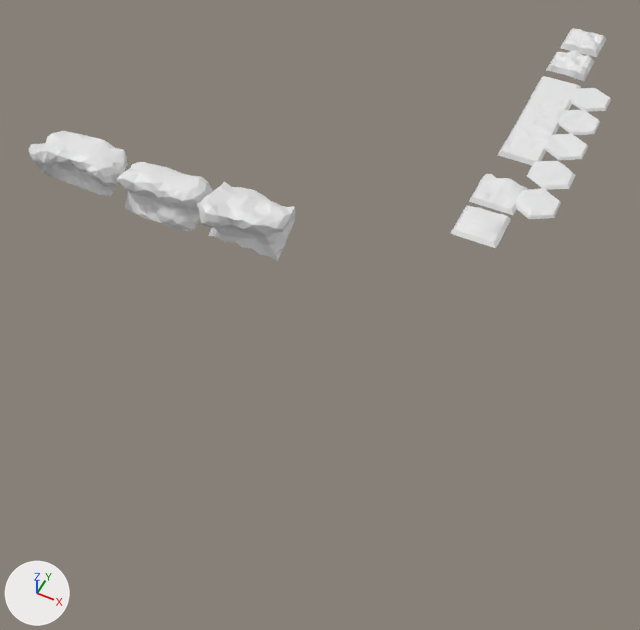
The FBX model Assets/_Visual/Models/grounds.fbx: old version first, new version second.
Both versions are drawn from a 50 mm camera at (7.5, -28.1, 30.0) aimed at (-6.3, -0.4, -4.5). Lighting does not change. The marker at lower left points along +X, +Y and +Z.

Objects in the first picture: 'cliffside_0', 'cliffside_1', 'cliffside_2', 'ground', 'ground_1', 'ground_2', 'ground_3', 'ground_4', 'ground_5', 'ground_6', 'hexground_1', 'hexground_2', 'hexground_3'.
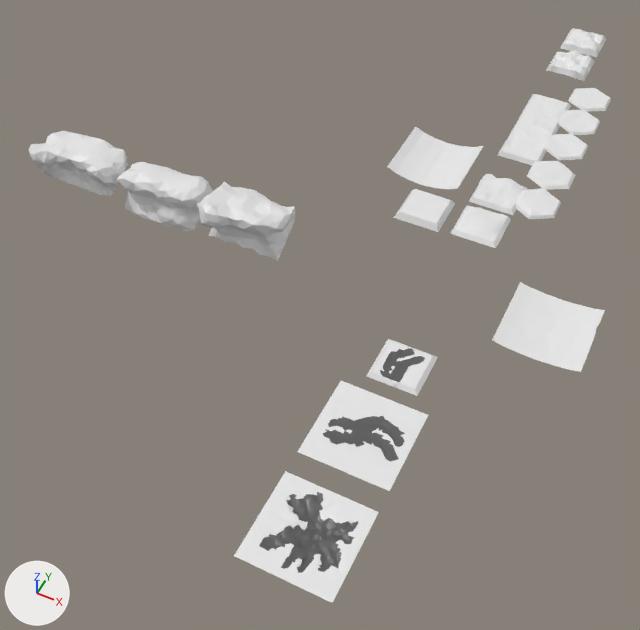
Location of each change, (x1, y1, x2, y2) in pixels of the pictures (640 x 630 px):
'tracks_1', added
    after: (234, 471, 379, 603)
    faces in mat_main (white #e7e7e7): (234, 471, 379, 603)
    faces in mat_secondary (dark grey #5a5a5a): (259, 492, 358, 573)
'tracks_2', added
    after: (297, 381, 428, 491)
    faces in mat_main (white #e7e7e7): (297, 381, 428, 491)
    faces in mat_secondary (dark grey #5a5a5a): (323, 416, 405, 462)
'riverbed_1', added
    after: (492, 282, 605, 372)
'riverbed_template', added
    after: (387, 127, 483, 189)
'track_0', added
    after: (366, 339, 438, 396)
    faces in mat_main (white #e7e7e7): (366, 339, 438, 396)
    faces in mat_secondary (dark grey #5a5a5a): (380, 348, 425, 382)
'terrainBase.001', added
    after: (394, 189, 455, 232)
'ground', deleted
    before: (531, 76, 581, 108)

The change, as a list of edits to the scene's bpy script:
```text
Add mat_secondary:
    mat_secondary = principled_material('secondary')
    mat_secondary.base_color = (0.102, 0.102, 0.102)  # dark grey #5a5a5a
    mat_secondary.roughness = 0.4
Add mat_main:
    mat_main = principled_material('main')
    mat_main.base_color = (0.8, 0.8, 0.8)  # white #e7e7e7
Add me_cube_007:
    me_cube_007.from_pydata(...)  # 42 vertices, 30 faces; spans x -2.0..2.0, y -2.0..2.0, z -0.5..0.0
Add me_cube_006:
    me_cube_006.from_pydata(...)  # 825 vertices, 1594 faces; spans x -2.0..2.0, y -2.0..2.0, z -0.22..0.0
    # faces by material slot: [941, 653]
    me_cube_006.materials.append(mat_main)  # white #e7e7e7
    me_cube_006.materials.append(mat_secondary)  # dark grey #5a5a5a
Add me_cube:
    me_cube.from_pydata(...)  # 446 vertices, 859 faces; spans x -2.0..2.0, y -2.0..2.0, z -0.05..0.0
    # faces by material slot: [517, 342]
    me_cube.materials.append(mat_main)  # white #e7e7e7
    me_cube.materials.append(mat_secondary)  # dark grey #5a5a5a
Add me_cube_001:
    me_cube_001.from_pydata([(-1.21, -1.21, -0.32), (-1.0, -1.0, 0.0), (-1.21, 1.21, -0.32), (-1.0, 1.0, 0.0), (1.21, -1.21, -0.32), (1.0, -1.0, 0.0), (1.21, 1.21, -0.32), (1.0, 1.0, 0.0)], [], [(0, 1, 3, 2), (2, 3, 7, 6), (6, 7, 5, 4), (4, 5, 1, 0), (7, 3, 1, 5)])
Add me_cube_008:
    me_cube_008.from_pydata(...)  # 174 vertices, 312 faces; spans x -2.0..2.0, y -2.0..2.0, z -0.33..0.0
Add me_plane_001_1:
    me_plane_001_1.from_pydata(...)  # 159 vertices, 267 faces; spans x -1.19..1.19, y -1.19..1.19, z -0.18..0.02
    # faces by material slot: [160, 107]
    me_plane_001_1.materials.append(mat_main)  # white #e7e7e7
    me_plane_001_1.materials.append(mat_secondary)  # dark grey #5a5a5a
Remove ob_ground:
    ob_ground = bpy.data.objects.new('ground', me_plane_001)
    ob_ground.location = (0.0, 18.0, 0.0)
Add ob_riverbed_template:
    ob_riverbed_template = bpy.data.objects.new('riverbed_template', me_cube_007)
    ob_riverbed_template.location = (-4.0, 9.0, 0.0)
Add ob_tracks_1:
    ob_tracks_1 = bpy.data.objects.new('tracks_1', me_cube_006)
    ob_tracks_1.location = (0.0, -14.0, 0.0)
Add ob_tracks_2:
    ob_tracks_2 = bpy.data.objects.new('tracks_2', me_cube)
    ob_tracks_2.location = (0.0, -9.0, 0.0)
Add ob_terrainbase_001:
    ob_terrainbase_001 = bpy.data.objects.new('terrainBase.001', me_cube_001)
    ob_terrainbase_001.location = (-3.0, 5.0, 0.0)
Add ob_riverbed_1:
    ob_riverbed_1 = bpy.data.objects.new('riverbed_1', me_cube_008)
    ob_riverbed_1.location = (5.0, 0.0, 0.0)
Add ob_track_0:
    ob_track_0 = bpy.data.objects.new('track_0', me_plane_001_1)
    ob_track_0.location = (0.0, -5.0, 0.0)
```
